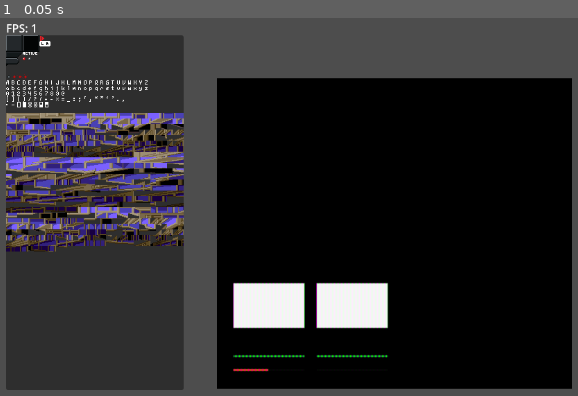
Above: before the commit, frame 1.
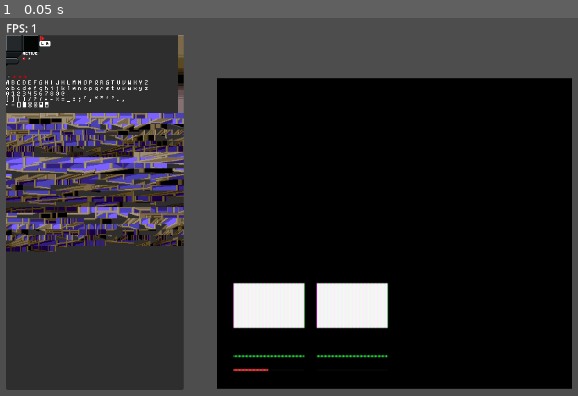
Above: after the commit, the same moment.

Repository: Momonyaro/godot-splatmap
Game: Godot game, scene res://test.tscn
Two runs of this game, one before a commit and one after it. Both use one fixed random seed, a clock stepped at 60 frames per second and the inputs below.
Inputs:
- Up to frame 1 (0.05 s): no input

The runs differ from the first frame. In frame 1, 0.2% of the frame differs, in the area x 30-32%, y 4-26%.
Error in both runs: Invalid call. Nonexistent function 'blit_rect_complex' in base 'Image'. (res://addons/splatmap/core/vram.gd:29)

Commit message:
finish moving stuff. Map now renders the map + associated sky_strip.

Diff:
--- a/code/core/game.gd
+++ b/code/core/game.gd
@@ -9,7 +9,7 @@
 
 
 func set_state(key: String, value: Variant, send_event: bool = true) -> void:
-	print("setting state for %s - %s" % [key, value])
+	#print("setting state for %s - %s" % [key, value])
 	var path := _build_path(key)
 	if path.size() > 0:
 		var last_box := _state
--- a/code/core/input.gd
+++ b/code/core/input.gd
@@ -65,7 +65,7 @@
 	if _target_facing < 0: _target_facing += 4
 	_turn_dir = signi(delta)
 	_turning = absi(delta)
-	owner.set_state("input.turn_dir", _turn_dir)
+	owner.set_state("input.turn_dir", _turn_dir, false)
 	owner.set_state("input.turning", _turning)
 
 
@@ -78,9 +78,9 @@
 	if edge != null:
 		can_traverse = edge.can_traverse
 	if can_traverse:
-		owner.set_state("input.move_dir", DungeonDirection.get_vector(player_facing))
+		owner.set_state("input.move_dir", DungeonDirection.get_vector(player_facing), false)
 	else:
-		owner.set_state("input.move_dir", Vector2i())
+		owner.set_state("input.move_dir", Vector2i(), false)
 
 	_moving = true
 	owner.set_state("input.moving", _moving)
--- a/code/maps/resources/dungeon_map_resource.gd
+++ b/code/maps/resources/dungeon_map_resource.gd
@@ -2,6 +2,7 @@
 
 @export var size: Vector2i = Vector2i(16, 16)
 @export_file_path var tileset_ref: String = ""
+@export_file_path var sky_strip_ref: String = ""
 
 @export_group("Map Data")
 @export var cells: Array[DungeonCellResource] = []
--- a/code/world/components/map.gd
+++ b/code/world/components/map.gd
@@ -1,10 +1,15 @@
 extends WorldComponentBase
 
+
+enum PlayerState {
+	STANDING,
+	MOVING,
+	TURNING
+}
 
 var map: DungeonMapResource = null
 var _loaded_map: String = ""
 var _move_progress := 0.0
-var _sub_offset := Vector2i()
 var _reachable_cells: Array[Vector2i]= []
 
 var _layer: int
@@ -27,60 +32,68 @@
 	if !map:
 		return
 
+	var state := get_player_state()
 	var culled_data := []
-	if _moving:
-		if _move_progress <= 0.5:
-			culled_data = DungeonRenderUtils.get_step_render_batch(_player_pos, _player_facing, map, _reachable_cells)
-		else:
-			_reachable_cells = map.get_reachable_cells(_player_pos + _move_dir)
-			culled_data = DungeonRenderUtils.get_default_render_batch(_player_pos + _move_dir, _player_facing, map, _reachable_cells)
-		_sub_offset.x = 0
-		_move_progress = clampf(_move_progress + delta * 3, 0.0, 1.0)
-	elif _turning > 0:
-		var _target_facing = _loop_between(_player_facing + _turn_dir, 0, 4)
+	var sub_offset_x: int = 0
 
-		if _move_progress <= 0.25:
-			var slide_x := lerpf(0.0, -1.0, _move_progress * 4)
-			_sub_offset.x = roundi(8 * _turn_dir * slide_x)
+	match state:
+		PlayerState.STANDING:
 			culled_data = DungeonRenderUtils.get_default_render_batch(_player_pos, _player_facing, map, _reachable_cells)
-		elif _move_progress <= 0.75:
-			var slide_x := lerpf(1.0, -1.0, (_move_progress - 0.25) * 2)
-			_sub_offset.x = roundi(16 * _turn_dir * slide_x)
-			culled_data = DungeonRenderUtils.get_turning_render_batch(_player_pos, _player_facing, _target_facing, map, _reachable_cells)
-		else:
-			var slide_x := lerpf(1.0, 0.0, (_move_progress - 0.75) * 4)
-			_sub_offset.x = roundi(8 * _turn_dir * slide_x)
-			culled_data = DungeonRenderUtils.get_default_render_batch(_player_pos, _target_facing, map, _reachable_cells)
-		_move_progress = clampf(_move_progress + delta * 2, 0.0, 1.0)
-	else:
-		#culled_data = DungeonRenderUtils.get_step_render_batch(_player_pos, _player_facing, test_map)
-		culled_data = DungeonRenderUtils.get_default_render_batch(_player_pos, _player_facing, map, _reachable_cells)
-		_move_progress = clampf(_move_progress + delta, 0.0, 1.0)
+
+		PlayerState.MOVING:
+			if _move_progress <= 0.5:
+				culled_data = DungeonRenderUtils.get_step_render_batch(_player_pos, _player_facing, map, _reachable_cells)
+			else:
+				var next_pos = _player_pos + _move_dir
+				_reachable_cells = map.get_reachable_cells(next_pos)
+				culled_data = DungeonRenderUtils.get_default_render_batch(next_pos, _player_facing, map, _reachable_cells)
+
+		PlayerState.TURNING:
+			var target_facing = _loop_between(_player_facing + _turn_dir, 0, 4)
+
+			if _move_progress <= 0.25:
+				var slide_x = lerpf(0.0, -1.0, _move_progress * 4)
+				sub_offset_x = roundi(8 * _turn_dir * slide_x)
+				culled_data = DungeonRenderUtils.get_default_render_batch(_player_pos, _player_facing, map, _reachable_cells)
+			elif _move_progress <= 0.75:
+				var slide_x = lerpf(1.0, -1.0, (_move_progress - 0.25) * 2)
+				sub_offset_x = roundi(16 * _turn_dir * slide_x)
+				culled_data = DungeonRenderUtils.get_turning_render_batch(_player_pos, _player_facing, target_facing, map, _reachable_cells)
+			else:
+				var slide_x = lerpf(1.0, 0.0, (_move_progress - 0.75) * 4)
+				sub_offset_x = roundi(16 * _turn_dir * slide_x)
+				culled_data = DungeonRenderUtils.get_default_render_batch(_player_pos, target_facing, map, _reachable_cells)
+
+	update_move_progress(delta)
+
+	for line in culled_data:
+		var wall_height: int = $Tileset.get_wall_height(line[0])
+		var grid_pos: Vector2i = (Vector2i(0, 2 - wall_height) + line[1]) * Splatmap.Vram.CELL_SIZE
+		Splatmap.add_immediate(SplatDrawComplexCmd.new($Tileset.get_complex_wall(line[0]), Vector2i(sub_offset_x, 0) + grid_pos, _layer, false))
 
 	if _move_progress == 1.0:
 		var new_turning = maxi(0, _turning - 1)
-		_sub_offset.x = 0
 		if _moving:
 			owner.set_state("world.player.position", _player_pos + _move_dir)
 			owner.set_state("input.moving", false)
-		if new_turning > 0 and _turning != new_turning:
-			_move_progress = 0.0
-			owner.set_state("world.player.facing", _loop_between(_player_facing + _turn_dir, 0, 4))
-		elif new_turning == 0 and _turning != new_turning:
-			owner.set_state("world.player.facing", _loop_between(_player_facing + _turn_dir, 0, 4))
-
 		if _turning != new_turning:
+			var target_facing = _loop_between(_player_facing + _turn_dir, 0, 4)
+			if new_turning > 0:
+				_move_progress = 0.0
+			owner.set_state("world.player.facing", target_facing)
 			owner.set_state("input.turning", new_turning)
 
-	for line in culled_data:
-		var wall_h: int = $Tileset.get_wall_height(line[0])
-		var grid_pos: Vector2i = (Vector2i(0, 2 - wall_h) + line[1]) * Splatmap.Vram.CELL_SIZE
-		Splatmap.add_immediate(SplatDrawComplexCmd.new($Tileset.get_complex_wall(line[0]), _sub_offset + grid_pos, _layer, false))
+
+func update_move_progress(delta: float) -> void:
+	# Clamp to [0,1] and apply delta based on state
+	if _moving or _turning > 0:
+		_move_progress = clampf(_move_progress + (delta * (3.0 if _moving else 2.0)), 0.0, 1.0)
+	else:
+		_move_progress = clampf(_move_progress + delta, 0.0, 1.0)
 
 
 func update() -> void:
 	var map_name: String = owner.get_state("world.map", "")
-
 	if map_name != _loaded_map:
 		_update_map(map_name)
 
@@ -105,8 +118,7 @@
 	if map.tileset_ref == "":
 		return
 
-	_player_pos = map.find_pos_with_tag(&"spawn")
-	_reachable_cells = map.get_reachable_cells(_player_pos)
+	owner.set_state("world.player.position", map.find_pos_with_tag(&"spawn"))
 
 	# This section is funky as hell and there's probably a better way...
 	var tileset_parent := $Tileset
@@ -114,6 +126,10 @@
 	tileset_parent.set_script(tileset.get_script())
 
 	$Tileset.write_to_vram(Splatmap._vram, Vector2i(0, 14))
+	Splatmap.write_to_vram(load(map.sky_strip_ref), Vector2i(31, 0))
+
+	for y in range(2, 16, 1):
+		Splatmap.register_draw(SplatDrawLineCmd.new(Vector2i(31, y - 2), y, 1))
 
 
 func _update_input() -> void:
@@ -137,9 +153,18 @@
 	_player_facing = owner.get_state("world.player.facing", 0)
 
 
-func _loop_between(v: int, min: int, max: int) -> int:
-	while v >= max:
-		v -= max
-	while v < min:
-		v += max
+func get_player_state() -> PlayerState:
+	if _moving:
+		return PlayerState.MOVING
+	elif _turning > 0:
+		return PlayerState.TURNING
+	else:
+		return PlayerState.STANDING
+
+
+func _loop_between(v: int, min_v: int, max_v: int) -> int:
+	while v >= max_v:
+		v -= max_v
+	while v < min_v:
+		v += max_v
 	return v
--- a/splatmap_viewport.gd
+++ b/splatmap_viewport.gd
@@ -7,20 +7,6 @@
 
 var _last_parent_size := Vector2()
 
-var _player_pos := Vector2()
-var _target_pos := Vector2i()
-var _player_facing := DungeonDirection.Facing.SOUTH : set = _set_player_facing
-var _target_facing := DungeonDirection.Facing.SOUTH
-var _reachable_cells: Array[Vector2i]= []
-
-var _turning := 0
-var _turn_dir := 0
-var _move_progress := 0.0
-
-var _stepping := false
-
-var _sub_offset := Vector2i()
-
 
 func _enter_tree() -> void:
 	visible = false
@@ -29,80 +15,17 @@
 
 
 func _ready() -> void:
-	Splatmap.clear_color = clear_color
-	#Splatmap.set_layer_effect(0, "wavy", SplatWavyEffect.new())
 	_resize.call_deferred()
 	visible = true
-	return
-	# Draw Sky
-	for y in range(2, 16, 1):
-		Splatmap.register_draw(SplatDrawLineCmd.new(Vector2i(31, y - 2), y, 0))
-
-	_player_pos = test_map.find_pos_with_tag(&"spawn")
-	_reachable_cells = test_map.get_reachable_cells(_player_pos)
 
 
-func _process(delta: float) -> void:
+func _process(_delta: float) -> void:
 	if debug_vram_view:
 		debug_vram_view.texture = ImageTexture.create_from_image(Splatmap._vram._data)
-	return
-	var culled_data := []
-
-	if _stepping:
-		if _move_progress <= 0.5:
-			culled_data = DungeonRenderUtils.get_step_render_batch(_player_pos, _player_facing, test_map, _reachable_cells)
-		else:
-			_player_pos = _target_pos
-			_reachable_cells = test_map.get_reachable_cells(_player_pos)
-			culled_data = DungeonRenderUtils.get_default_render_batch(_player_pos, _player_facing, test_map, _reachable_cells)
-		_sub_offset.x = 0
-		_move_progress = clampf(_move_progress + delta * 3, 0.0, 1.0)
-	elif _turning > 0:
-		if _move_progress <= 0.25:
-			var slide_x := lerpf(0.0, -1.0, _move_progress * 4)
-			_sub_offset.x = roundi(8 * _turn_dir * slide_x)
-			culled_data = DungeonRenderUtils.get_default_render_batch(_player_pos, _player_facing, test_map, _reachable_cells)
-		elif _move_progress <= 0.75:
-			var slide_x := lerpf(1.0, -1.0, (_move_progress - 0.25) * 2)
-			_sub_offset.x = roundi(16 * _turn_dir * slide_x)
-			culled_data = DungeonRenderUtils.get_turning_render_batch(_player_pos, _player_facing, _target_facing, test_map, _reachable_cells)
-		else:
-			_player_facing = _target_facing
-			var slide_x := lerpf(1.0, 0.0, (_move_progress - 0.75) * 4)
-			_sub_offset.x = roundi(8 * _turn_dir * slide_x)
-			culled_data = DungeonRenderUtils.get_default_render_batch(_player_pos, _player_facing, test_map, _reachable_cells)
-		_move_progress = clampf(_move_progress + delta * 2, 0.0, 1.0)
-	else:
-		#culled_data = DungeonRenderUtils.get_step_render_batch(_player_pos, _player_facing, test_map)
-		culled_data = DungeonRenderUtils.get_default_render_batch(_player_pos, _player_facing, test_map, _reachable_cells)
-		_move_progress = clampf(_move_progress + delta, 0.0, 1.0)
-
-	if _move_progress == 1.0:
-		_turning = maxi(0, _turning - 1)
-		_sub_offset.x = 0
-		if _stepping:
-			_stepping = false
-		if _turning > 0:
-			_target_facing = _player_facing + _turn_dir
-			if _target_facing >= 4: _target_facing -= 4
-			if _target_facing < 0: _target_facing += 4
-			_move_progress = 0.0
-
-	for line in culled_data:
-		var wall_h: int = $Tileset.get_wall_height(line[0])
-		var grid_pos: Vector2i = (Vector2i(0, 2 - wall_h) + line[1]) * Splatmap.Vram.CELL_SIZE
-		Splatmap.add_immediate(SplatDrawComplexCmd.new($Tileset.get_complex_wall(line[0]), _sub_offset + grid_pos, 0, false))
 
 	var parent := get_parent_control()
 	if parent and parent.size != _last_parent_size:
 		_resize()
-
-
-func _set_player_facing(value: DungeonDirection.Facing) -> void:
-	if _player_facing != value:
-		get_tree().root.get_node("/root/TEST_SCENE/Game").set_state("world.player.facing", value)
-
-	_player_facing = value
 
 
 func _resize() -> void:
--- a/test.tscn
+++ b/test.tscn
@@ -4,7 +4,6 @@
 [ext_resource type="Texture2D" uid="uid://ckk3i72g4t611" path="res://art/sky_test_2.png" id="5_ehkex"]
 [ext_resource type="Resource" uid="uid://ca26ml5mxyrd4" path="res://test_map.tres" id="7_xersf"]
 [ext_resource type="Script" uid="uid://bm3a4ogjkp3xa" path="res://code/maps/tilesets/smt1_mall_tileset.gd" id="8_ehkex"]
-[ext_resource type="Resource" uid="uid://qn5766a8ir1q" path="res://art/vcpr_bake_test_mall.tres" id="8_xersf"]
 [ext_resource type="PackedScene" uid="uid://bxo32tp0nir2d" path="res://scenes/game.tscn" id="10_00tp4"]
 [ext_resource type="Shader" uid="uid://ba0xdthacgtrc" path="res://crt.gdshader" id="18_4uo0j"]
 
@@ -81,7 +80,6 @@
 
 [node name="Tileset" type="Node" parent="MarginContainer/ViewParent/SplatmapViewport" unique_id=1518786511]
 script = ExtResource("8_ehkex")
-tileset = ExtResource("8_xersf")
 
 [node name="Label" type="Label" parent="." unique_id=1234993322]
 layout_mode = 0
--- a/test_map.tres
+++ b/test_map.tres
@@ -882,5 +882,6 @@
 script = ExtResource("3_2kbbm")
 size = Vector2i(9, 9)
 tileset_ref = "res://code/maps/tilesets/smt1_mall_tileset.gd"
+sky_strip_ref = "res://art/sky_test_2.png"
 cells = Array[ExtResource("1_t58h8")]([SubResource("Resource_t58h8"), SubResource("Resource_cnwnv"), SubResource("Resou …(2431 unchanged characters)…
 metadata/_custom_type_script = "uid://bc0nit3tqxro1"
